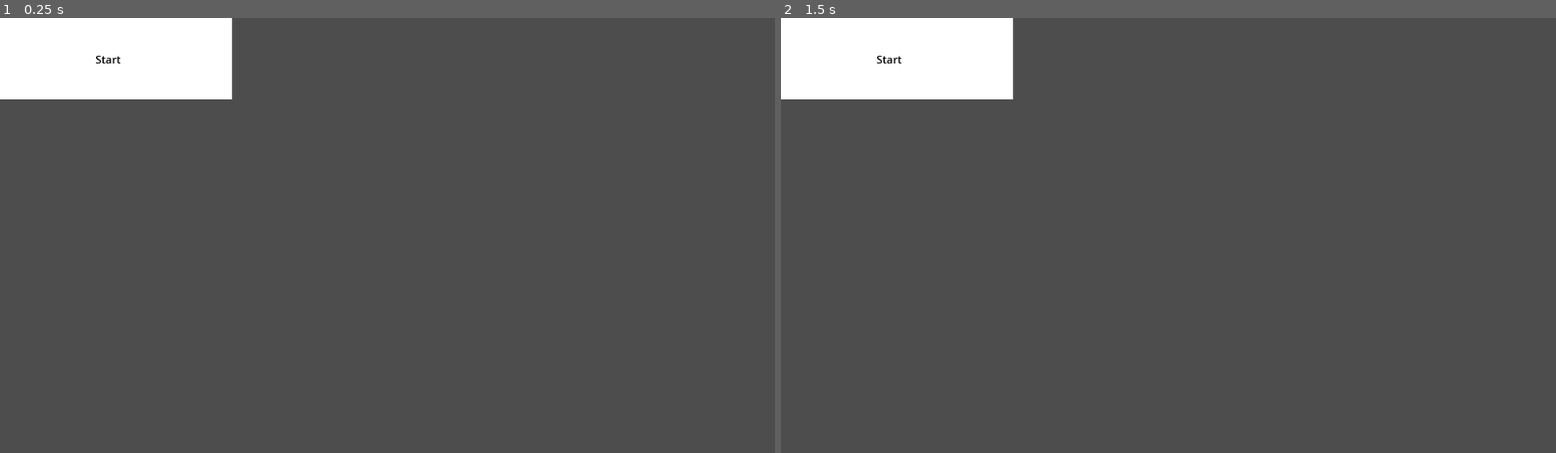
Above: before the commit, frames 1-2 (left to right).
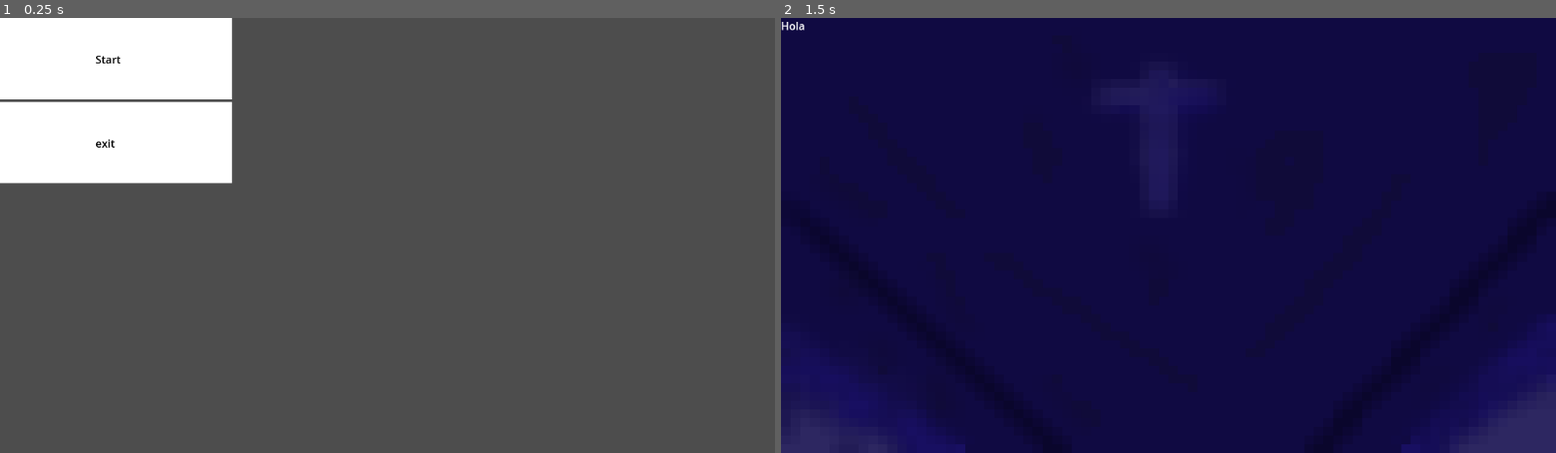
Above: after the commit, the same moments.

Repository: WalterScherk/In_a_coffin
Game: Godot game, scene res://Scenes/MainMenu.tscn
Same seed, same stepped clock (60 frames per second), same inputs: the game is played once before the commit and once after it. This scene is started directly instead of the project's main scene.
Inputs (mouse positions are in pixels of both pictures, inside the frame that each line leads up to):
- Up to frame 1 (0.25 s): no input
- Up to frame 2 (1.5 s): click "Start" at 0.5 s; click (897, 57) at 1.25 s, where only the run before the commit has a clickable "Start"

The runs differ from the first frame. In frame 1, 5.7% of the frame differs, in the area x 0-31%, y 19-39%; in frame 2, 100%, in the area x 0-100%, y 0-100%.

Commit message:
Exit and start correction

Diff:
--- a/In a coffin/In a Coffin/Scenes/MainMenu.tscn
+++ b/In a coffin/In a Coffin/Scenes/MainMenu.tscn
@@ -1,11 +1,11 @@
 [gd_scene load_steps=4 format=3 uid="uid://x1yhathua5yr"]
 
 [ext_resource type="Texture2D" uid="uid://b4i8b2ufu3wvj" path="res://Sprites/Sprite nothing is there  In a coffin Beta.png" id="1_7s2rv"]
-[ext_resource type="Script" path="res://Scenes/MainMenu.gd" id="1_18wl1"]
+[ext_resource type="Script" path="res://Scripts/MainMenu.gd" id="1_yjsqe"]
 [ext_resource type="Texture2D" uid="uid://dqrk556ye0n07" path="res://Sprites/Untitled.png" id="3_k5fou"]
 
 [node name="MainMenu" type="Node2D"]
-script = ExtResource("1_18wl1")
+script = ExtResource("1_yjsqe")
 
 [node name="VBoxContainer" type="VBoxContainer" parent="."]
 offset_right = 40.0
@@ -25,4 +25,17 @@
 theme_override_colors/font_color = Color(0, 0, 0, 1)
 text = "Start"
 
+[node name="TextureButton" type="TextureButton" parent="VBoxContainer"]
+layout_mode = 2
+texture_normal = ExtResource("3_k5fou")
+
+[node name="Label" type="Label" parent="VBoxContainer/TextureButton"]
+offset_left = 142.0
+offset_top = 50.0
+offset_right = 182.0
+offset_bottom = 76.0
+theme_override_colors/font_color = Color(0, 0, 0, 1)
+text = "exit"
+
 [connection signal="pressed" from="VBoxContainer/TextureButton2" to="." method="_on_texture_button_2_pressed"]
+[connection signal="pressed" from="VBoxContainer/TextureButton" to="." method="_on_texture_button_pressed"]
--- a/In a coffin/In a Coffin/Scripts/MainMenu.gd
+++ b/In a coffin/In a Coffin/Scripts/MainMenu.gd
@@ -5,3 +5,8 @@
 func _on_texture_button_2_pressed():
 	get_tree().change_scene_to_file("res://Scenes/Coffin.tscn")
 	print("clic")
+
+
+func _on_texture_button_pressed():
+	get_tree().quit()
+	print("destroy window")
